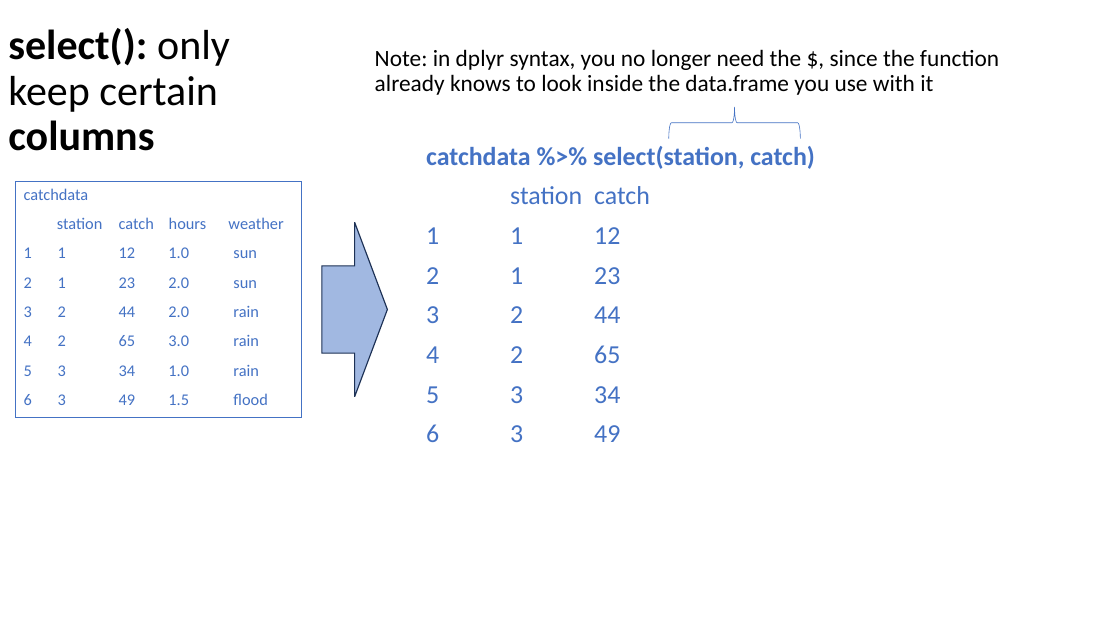
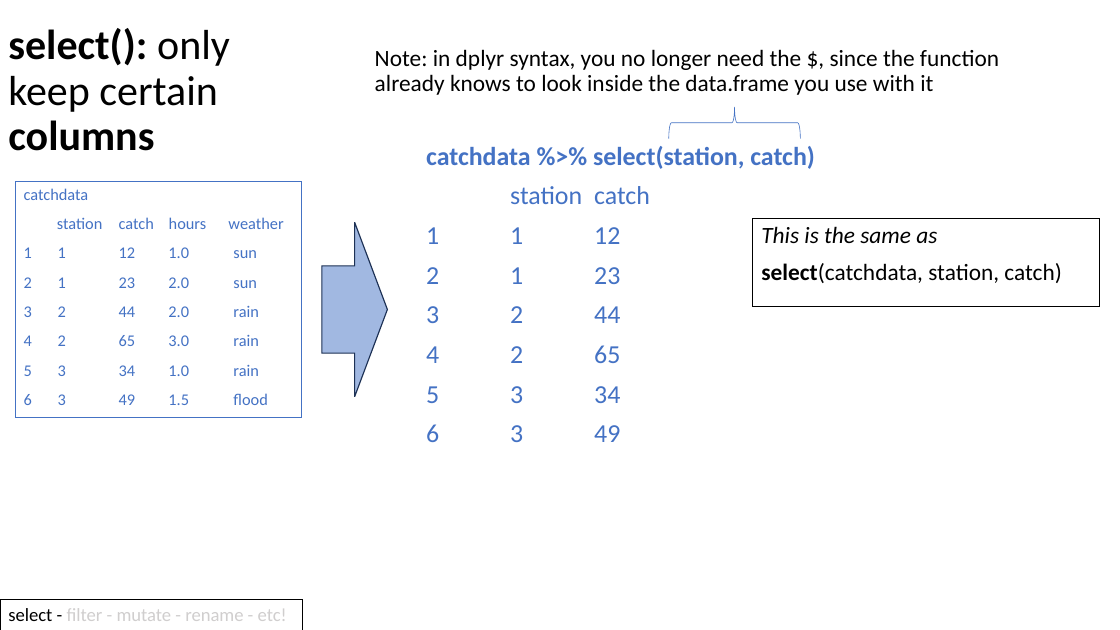
Before and after one commit to justinpriest/ADFG_R_Intro_Workshop, a slide deck: slide 15 of presentations/6 - Data Manipulation with tidyverse.pptx. Drawn at 1120x630 pixels with LibreOffice and Linux fonts; fonts in the diff are those of the drawing. Boxes give left, top, right and bottom in pixels: in the first picture for what was removed or moved away, otherwise in the second. Text is boxed around its words. In the diff, an @@ line names an element or a change of style, - is before the commit and + after.

Commit message:
updates to 6

```diff
--- a/presentations/6 - Data Manipulation with tidyverse.pptx
+++ b/presentations/6 - Data Manipulation with tidyverse.pptx
@@ rectangle added at [753, 219, 1099, 308], outline #000000 0.75 pt, 20 pt, text #000000 @@
+This is the same as
+select(catchdata, station, catch)
@@ rectangle added at [0, 599, 303, 630], outline #000000 0.75 pt, 16 pt, text #D0CECE @@
+select - filter - mutate - rename - etc!
```
Also in this commit, not shown: 20 other slides changed, 2 slides added, 1 slide removed.
